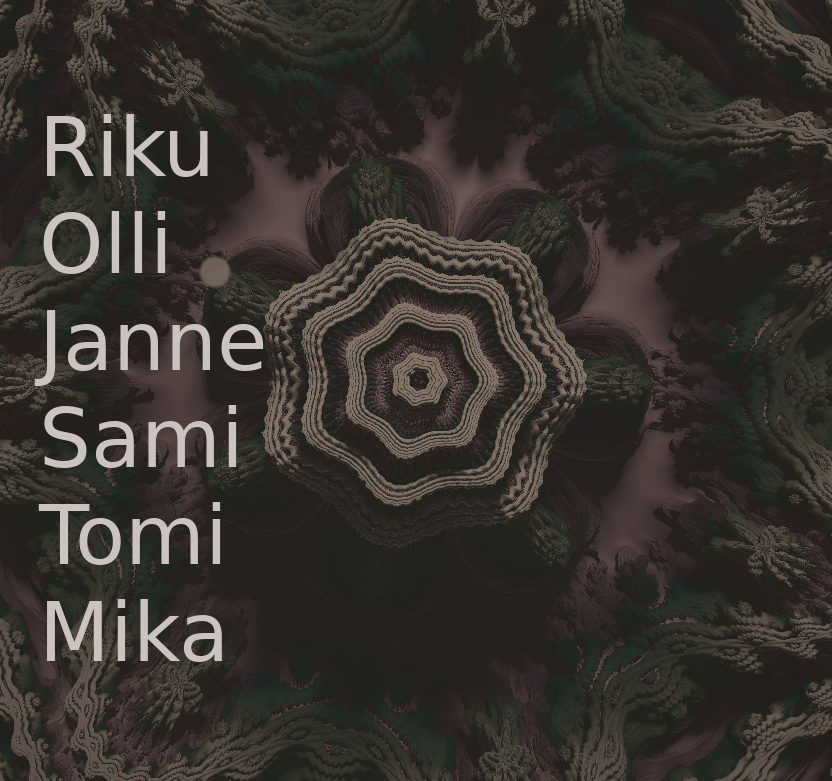
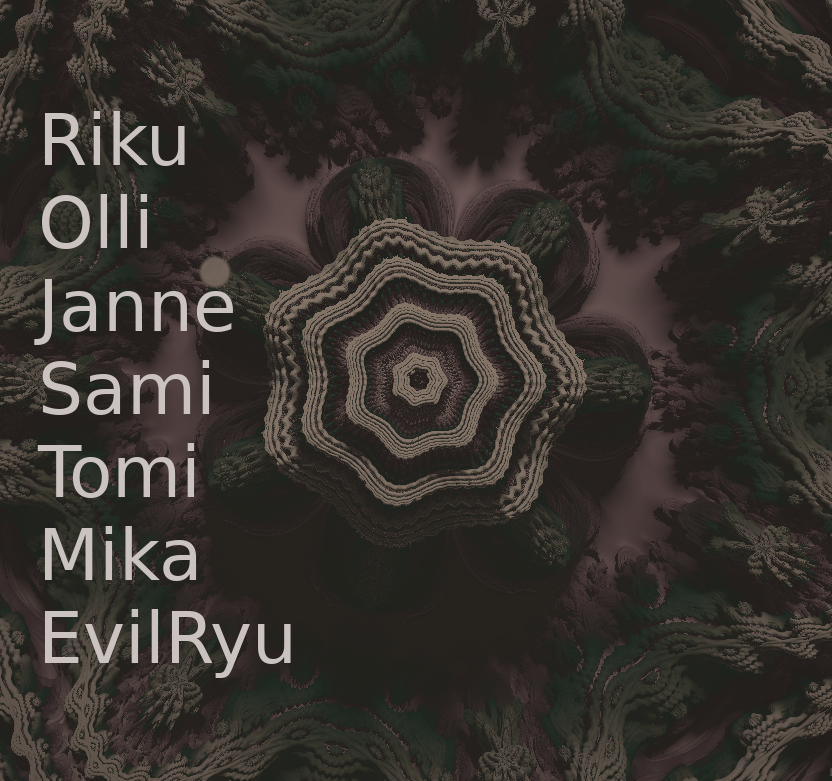
Layer changes from the first 832×781 image to the second:
painted on "Riku ..." over [34, 111, 291, 678]
